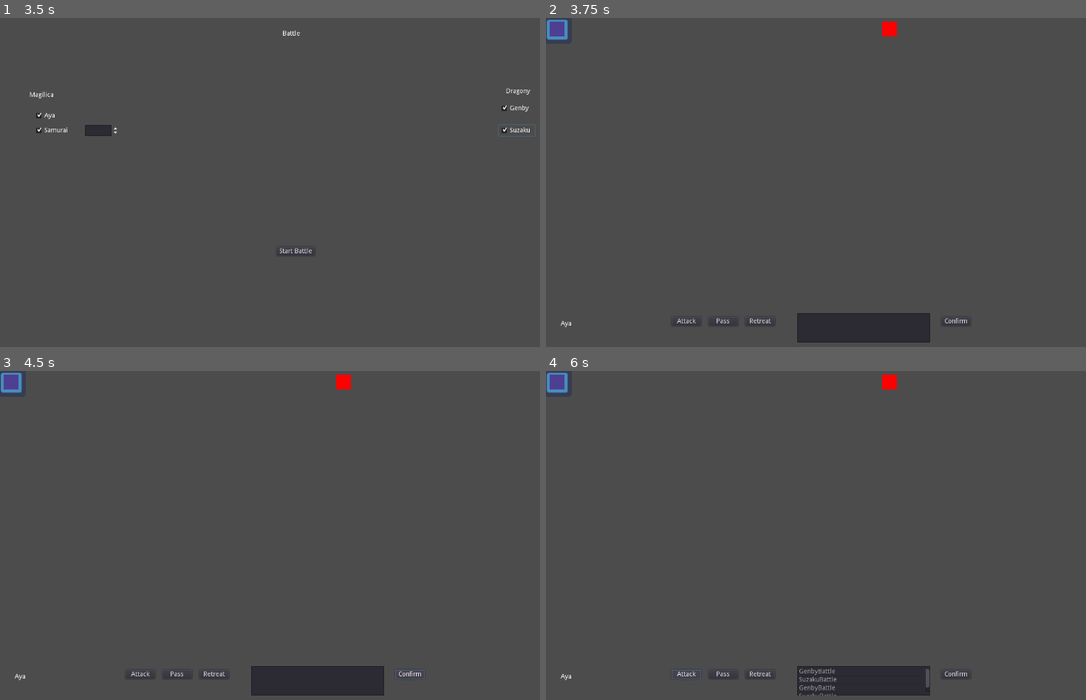
Above: before the commit, frames 1-4 (two rows, left to right).
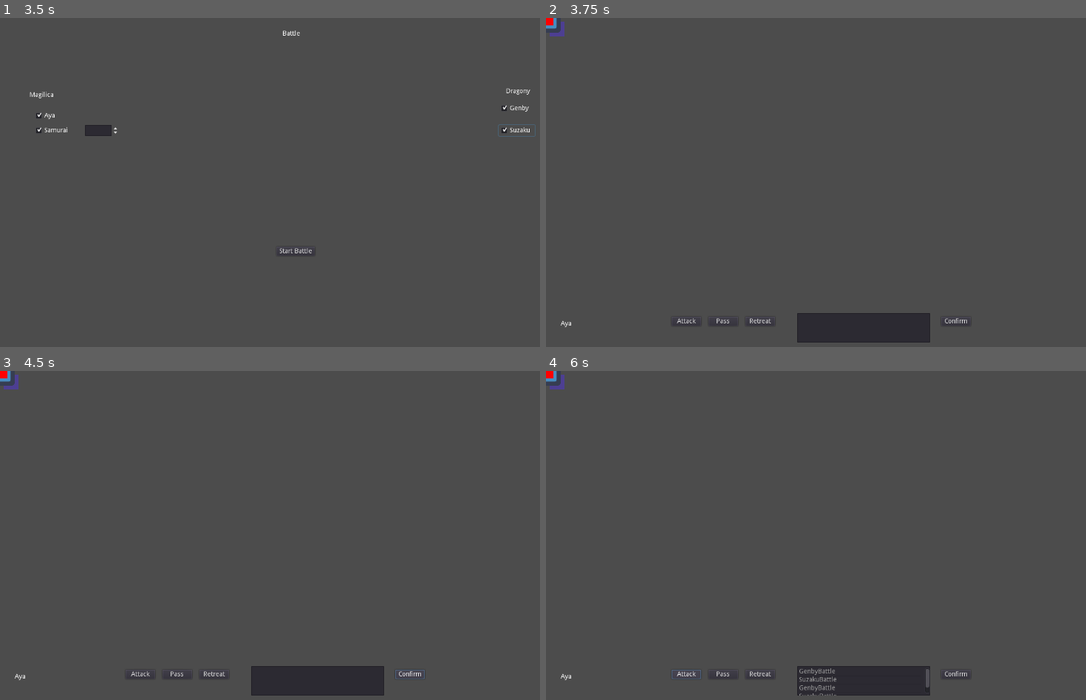
Above: after the commit, the same moments.

Repository: Tech-FZ/Project-Magilica
Game: Godot game, scene res://assets/menus/custom-battles/CustomBattleMenu.tscn
The game is run twice, just before and just after one commit, with the same random seed, the same clock (stepped at 60 frames per second) and the same inputs. The engine's default icon, where the game draws it, is replaced by a stand-in: a white triangle on a blue panel in a dark square.
Inputs:
- Up to frame 1 (3.5 s): click "Aya" at 0.5 s; click "Samurai" at 1.25 s; click "Genby" at 2 s; click "Suzaku" at 2.75 s
- Up to frame 2 (3.75 s): click "Start Battle" at 3.5 s
- Up to frame 3 (4.5 s): click "Confirm" at 4.25 s
- Up to frame 4 (6 s): click "Confirm" at 5 s; click "Attack" at 5.75 s

Frame 1 is identical in both runs. In frame 2, 0.3% of the frame differs, in the area x 0-65%, y 0-7%; in frame 3, 0.3%; in frame 4, 0.3%.
Error before the commit: Invalid get index '0' (on base: 'PoolIntArray'). (res://assets/battle-areas/BattleEnv1/BattleEnv1.gd:164)
Error after the commit: Invalid get index '0' (on base: 'PoolIntArray'). (res://assets/battle-areas/BattleEnv1/BattleEnv1.gd:171)

Commit message:
At least the battles are working again, but it isn't entirely using the modular system yet.

Diff:
--- a/src/assets/battle-areas/BattleEnv1/BattleEnv1.gd
+++ b/src/assets/battle-areas/BattleEnv1/BattleEnv1.gd
@@ -13,6 +13,7 @@
 var entity_list = []
 var current_attacker = 0
 
+var battle_entity_script = preload("res://assets/entities/BattleEntity.tscn")
 
 
 # Called when the node enters the scene tree for the first time.
@@ -63,8 +64,10 @@
 	# now all Magilican members are added here
 	for magilica_member in magilica_army:
 		if magilica_member == "aya":
-			magilica_scene_instances.append(aya_scene.instance())
+			#magilica_scene_instances.append(aya_scene.instance())
+			magilica_scene_instances.append(battle_entity_script.instance())
 			$PartyContainer.add_child(magilica_scene_instances[i])
+			$PartyContainer.get_child(i).create(magilica_member)
 			#get_child(get_child_count() - 1).position.x = magilica_member_pos_x
 			#get_child(get_child_count() - 1).position.y = magilica_member_pos_y
 
@@ -93,16 +96,20 @@
 	# Now all Dragonian members are added here
 	for dragony_member in dragony_army:
 		if dragony_member == "genby":
-			dragony_scene_instances.append(genby_scene.instance())
+			#dragony_scene_instances.append(genby_scene.instance())
+			dragony_scene_instances.append(battle_entity_script.instance())
 			$EnemyContainer.add_child(dragony_scene_instances[i])
+			$EnemyContainer.get_child(i).create(dragony_member)
 
 			#get_child(get_child_count() - 1).position.x = dragony_member_pos_x
 			#get_child(get_child_count() - 1).position.y = dragony_member_pos_y
 
 		elif dragony_member == "suzaku":
-			dragony_scene_instances.append(suzaku_scene.instance())
+			#dragony_scene_instances.append(suzaku_scene.instance())
+			#$EnemyContainer.add_child(dragony_scene_instances[i])
+			dragony_scene_instances.append(battle_entity_script.instance())
 			$EnemyContainer.add_child(dragony_scene_instances[i])
-
+			$EnemyContainer.get_child(i).create(dragony_member)
 			#get_child(get_child_count() - 1).position.x = dragony_member_pos_x
 			#get_child(get_child_count() - 1).position.y = dragony_member_pos_y
 
@@ -164,24 +171,26 @@
 			var enemy_to_attack = $EnemyList.items[$EnemyList.get_selected_items()[0]]
 			print(enemy_to_attack)
 
-			get_node("./" + enemy_to_attack).hp -= 75
-
-			if get_node(enemy_to_attack).hp <= 0:
-				if get_node(enemy_to_attack).name.begins_with("Suzaku"):
+			$EnemyContainer.get_child($EnemyList.get_selected_items()[0]).stats["hp"] -= 75
+
+			if $EnemyContainer.get_child($EnemyList.get_selected_items()[0]).stats["hp"] <= 0:
+				if $EnemyContainer.get_child($EnemyList.get_selected_items()[0]).get_node(enemy_to_attack).name.begins_with("Suzaku"):
 					var k = 0
 					while k < len(entity_list):
 						if entity_list[k] == "suzaku":
 							entity_list.remove(k)
 							break
 
-				elif get_node(enemy_to_attack).name.begins_with("Genby"):
+				elif $EnemyContainer.get_child($EnemyList.get_selected_items()[0]).get_node(enemy_to_attack).name.begins_with("Genby"):
 					var k = 0
 					while k < len(entity_list):
 						if entity_list[k] == "genby":
 							entity_list.remove(k)
 							break
 
-				remove_child(get_node(enemy_to_attack))
+				$EnemyContainer.remove_child(
+					$EnemyContainer.get_child(
+						$EnemyList.get_selected_items()[0]))
 
 
 
@@ -204,24 +213,25 @@
 			var enemy_to_attack = $EnemyList.items[$EnemyList.get_selected_items()[0]]
 			print(enemy_to_attack)
 
-			$EnemyContainer.get_node("./" + enemy_to_attack).hp -= 15
-
-			if $EnemyContainer.get_node(enemy_to_attack).hp <= 0:
-				if $EnemyContainer.get_node(enemy_to_attack).name.begins_with("Suzaku"):
+			$EnemyContainer.get_child($EnemyList.get_selected_items()[0]).stats["hp"] -= 15
+
+			if $EnemyContainer.get_child($EnemyList.get_selected_items()[0]).stats["hp"] <= 0:
+				if $EnemyContainer.get_child($EnemyList.get_selected_items()[0]).get_node(enemy_to_attack).name.begins_with("Suzaku"):
 					var k = 0
 					while k < len(entity_list):
 						if entity_list[k] == "suzaku":
 							entity_list.remove(k)
 							break
 
-				elif $EnemyContainer.get_node(enemy_to_attack).name.begins_with("Genby"):
+				elif $EnemyContainer.get_child($EnemyList.get_selected_items()[0]).get_node(enemy_to_attack).name.begins_with("Genby"):
 					var k = 0
 					while k < len(entity_list):
 						if entity_list[k] == "genby":
 							entity_list.remove(k)
 							break
 
-				$EnemyContainer.remove_child($EnemyContainer.get_node(enemy_to_attack))
+				$EnemyContainer.remove_child(
+					$EnemyContainer.get_child($EnemyList.get_selected_items()[0]))
 
 
 
@@ -237,24 +247,24 @@
 	elif entity_list[current_attacker] == "suzaku":
 		var to_be_attacked = rand_range(0, $PartyContainer.get_child_count() - 1)
 
-		if $PartyContainer.get_child(int(to_be_attacked)).name.begins_with("Aya"):
-			$PartyContainer.get_child(int(to_be_attacked)).hp -= 200
-
-		elif $PartyContainer.get_child(int(to_be_attacked)).name.begins_with("Samurai"):
-			$PartyContainer.get_child(int(to_be_attacked)).hp -= 200
-
-		print($PartyContainer.get_child(int(to_be_attacked)).hp)
-		var health_of_char = get_child(int(to_be_attacked)).hp
+		if $PartyContainer.get_child(int(to_be_attacked)).get_child(0).name.begins_with("Aya"):
+			$PartyContainer.get_child(int(to_be_attacked)).stats["hp"] -= 200
+
+		elif $PartyContainer.get_child(int(to_be_attacked)).get_child(0).name.begins_with("Samurai"):
+			$PartyContainer.get_child(int(to_be_attacked)).stats["hp"] -= 200
+
+		print($PartyContainer.get_child(int(to_be_attacked)).stats["hp"])
+		var health_of_char = $PartyContainer.get_child(int(to_be_attacked)).stats["hp"]
 
 		if health_of_char <= 0:
-			if $PartyContainer.get_child(int(to_be_attacked)).name.begins_with("Aya"):
+			if $PartyContainer.get_child(int(to_be_attacked)).get_child(0).name.begins_with("Aya"):
 				var k = 0
 				while k < len(entity_list):
 					if entity_list[k] == "aya":
 						entity_list.remove(k)
 						break
 
-			elif $PartyContainer.get_child(int(to_be_attacked)).name.begins_with("Samurai"):
+			elif $PartyContainer.get_child(int(to_be_attacked)).get_child(0).name.begins_with("Samurai"):
 				var k = 0
 				while k < len(entity_list):
 					if entity_list[k] == "samurai":
@@ -272,24 +282,24 @@
 	elif entity_list[current_attacker] == "genby":
 		var to_be_attacked = rand_range(0, $PartyContainer.get_child_count() - 1)
 
-		if $PartyContainer.get_child(int(to_be_attacked)).name.begins_with("Aya"):
-			$PartyContainer.get_child(int(to_be_attacked)).hp -= 200
-
-		elif $PartyContainer.get_child(int(to_be_attacked)).name.begins_with("Samurai"):
-			$PartyContainer.get_child(int(to_be_attacked)).hp -= 200
-
-		print($PartyContainer.get_child(int(to_be_attacked)).hp)
-		var health_of_char = $PartyContainer.get_child(int(to_be_attacked)).hp
+		if $PartyContainer.get_child(int(to_be_attacked)).get_child(0).name.begins_with("Aya"):
+			$PartyContainer.get_child(int(to_be_attacked)).stats["hp"] -= 200
+
+		elif $PartyContainer.get_child(int(to_be_attacked)).get_child(0).name.begins_with("Samurai"):
+			$PartyContainer.get_child(int(to_be_attacked)).stats["hp"] -= 200
+
+		print($PartyContainer.get_child(int(to_be_attacked)).stats["hp"])
+		var health_of_char = $PartyContainer.get_child(int(to_be_attacked)).stats["hp"]
 
 		if health_of_char <= 0:
-			if $PartyContainer.get_child(int(to_be_attacked)).name.begins_with("Aya"):
+			if $PartyContainer.get_child(int(to_be_attacked)).get_child(0).name.begins_with("Aya"):
 				var k = 0
 				while k < len(entity_list):
 					if entity_list[k] == "aya":
 						entity_list.remove(k)
 						break
 
-			elif $PartyContainer.get_child(int(to_be_attacked)).name.begins_with("Samurai"):
+			elif $PartyContainer.get_child(int(to_be_attacked)).get_child(0).name.begins_with("Samurai"):
 				var k = 0
 				while k < len(entity_list):
 					if entity_list[k] == "samurai":
@@ -310,7 +320,7 @@
 	var i = 0
 
 	while i < $EnemyContainer.get_child_count():
-		$EnemyList.add_item($EnemyContainer.get_child(i).name)
+		$EnemyList.add_item($EnemyContainer.get_child(i).get_child(0).name)
 		#if $EnemyContainer.get_child(i).name.begins_with("Suzaku"):
 		#	$EnemyList.add_item($EnemyContainer.get_child(i).name)
 		#
--- a/src/assets/entities/BattleEntity.gd
+++ b/src/assets/entities/BattleEntity.gd
@@ -39,17 +39,20 @@
 	if entity_id == 'suzaku':
 		entity = load("res://assets/entities/dragony/dragon_kings/suzaku/SuzakuBattle.tscn")
 	if entity_id == 'seiryu':
-		entity = load("res://assets/entities/dragony/dragon_kings/seiryu/SeiryuBattle.tscn")
+		entity = load("res://assets/entities/dragony/dragon_kings/seiryu/SeiryuPrototype.tscn")
 	if entity_id == 'genby':
 		entity = load("res://assets/entities/dragony/dragon_kings/genby/GenbyBattle.tscn")
 	if entity_id == 'dilong':
-		entity = load("res://assets/entities/magilica/magical-girls/dilong/DilongBattle.tscn")
+		entity = load("res://assets/entities/dragony/dragon_kings/dilong/DilongBattle.tscn")
+
+	# attach entity as child (for sprite and other attributes)
+	var entity_instance = entity.instance()
+	add_child(entity_instance)
 
 	# populate entity stats
-	stats = entity.get_stats()
+	stats = entity_instance.get_stats()
 
-	# attach entity as child (for sprite and other attributes)
-	add_child(entity)
+
 
 	# set flag to assure main loop that this object is valid
 	initialized = true
